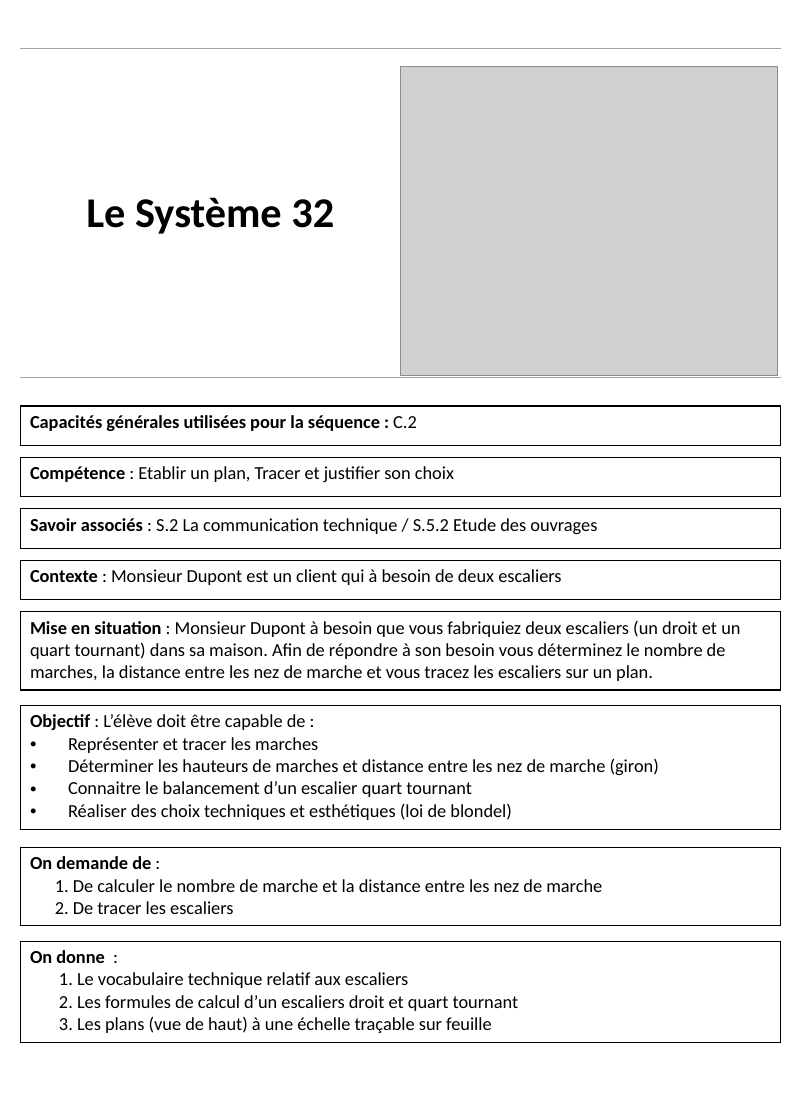
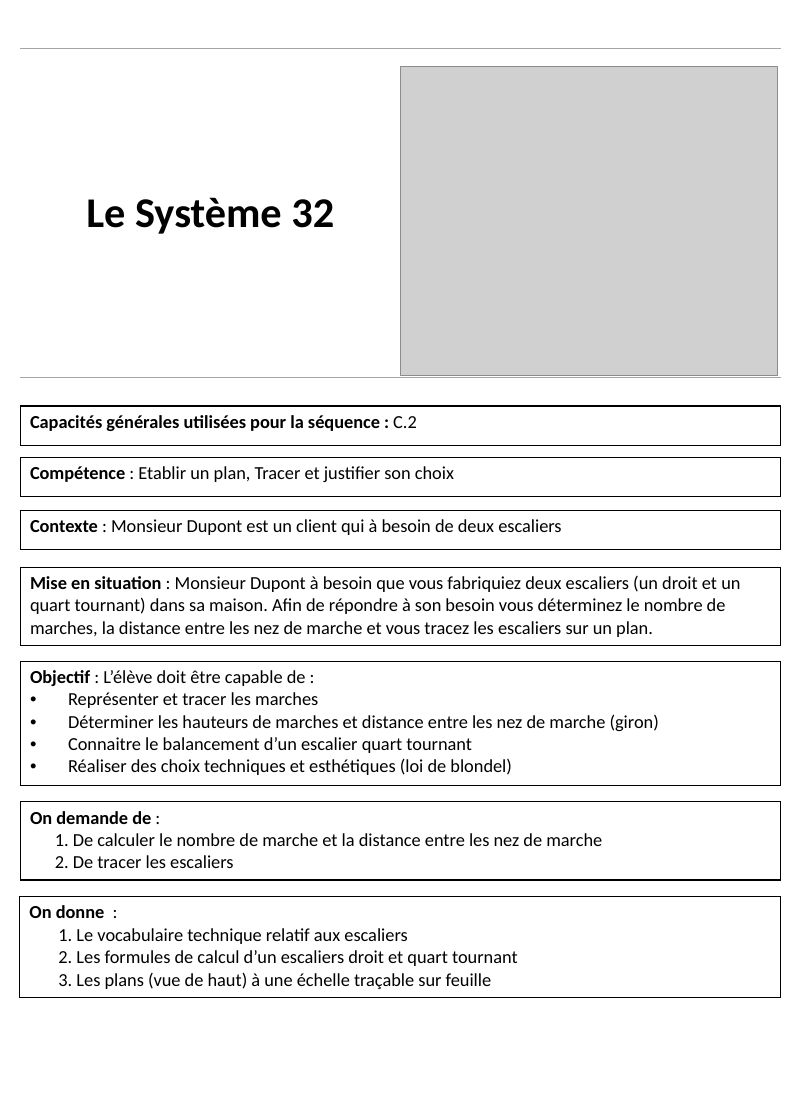
Before and after one commit to kduchevreuil/Cours-Menuiserie, a slide deck: slide 1 of Le systeme 32.pptx. Drawn at 800x1120 pixels with LibreOffice and Linux fonts; fonts in the diff are those of the drawing; grey boxes stand for pictures. Boxes give left, top, right and bottom in pixels: in the first picture for what was removed or moved away, otherwise in the second. Text is boxed around its words. In the diff, an @@ line names an element or a change of style, - is before the commit and + after.

```diff
--- a/Le systeme 32.pptx
+++ b/Le systeme 32.pptx
@@ table removed at (20,509,781,549), 1 rows, 1 columns @@
-Savoir associés : S.2 La communication technique / S.5.2 Etude des ouvrages
@@ table: place and size @@
-table at (20,561,781,601)
+table at (20,510,781,550)
@@ 4 tables: place and size @@
-4 tables at (20,612,781,1043)
+4 tables at (20,567,781,998)
```
Also in this commit, not shown: 7 other files.
